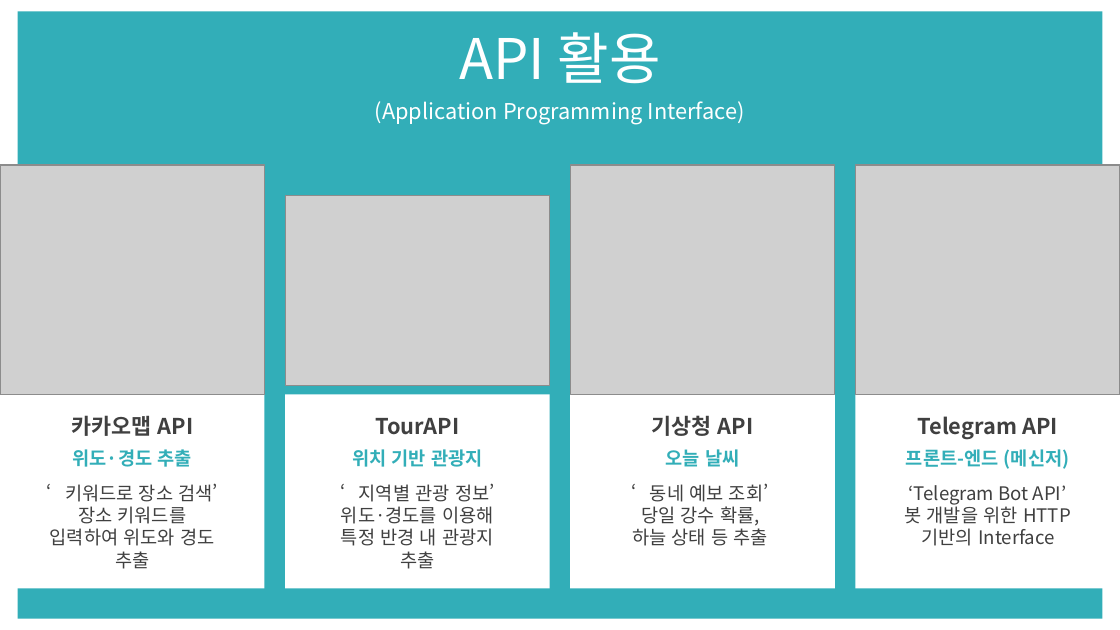
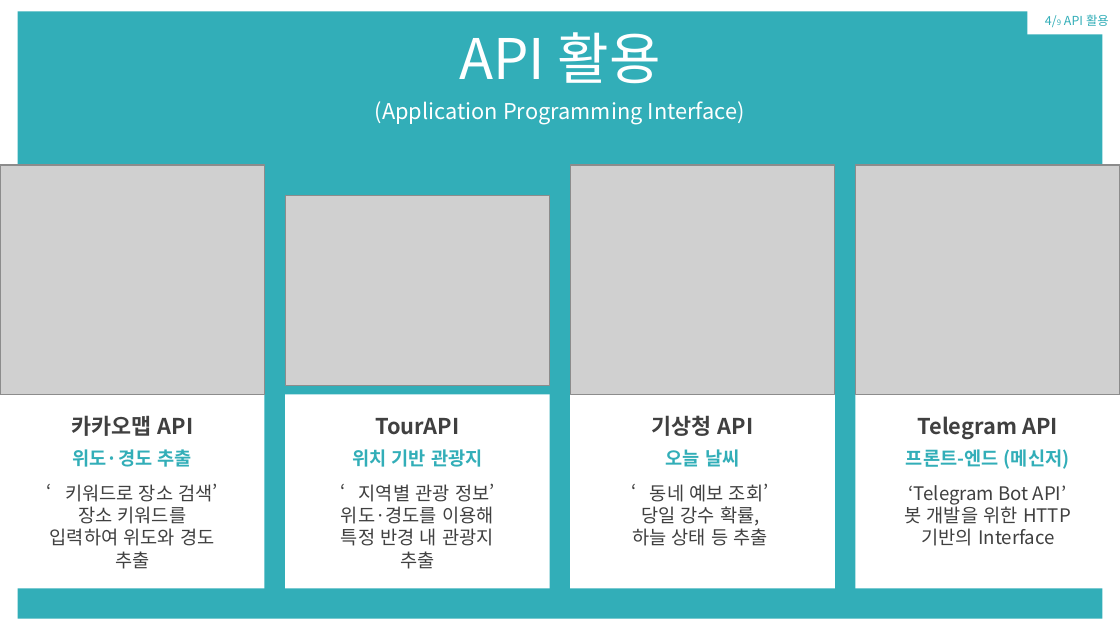
Before and after one commit to CityHopper/BM_JTO_TouristInfo, a slide deck: slide 11 of Project Documents/제주도 관광지 정보 상담 업무 자동화 서비스(챗봇) 개발.pptx (slide 13 before the commit). Drawn at 1120x630 pixels with LibreOffice and Linux fonts; fonts in the diff are those of the drawing; grey boxes stand for pictures. Boxes give left, top, right and bottom in pixels: in the first picture for what was removed or moved away, otherwise in the second. Text is boxed around its words. In the diff, an @@ line names an element or a change of style, - is before the commit and + after.

```diff
--- a/Project Documents/제주도 관광지 정보 상담 업무 자동화 서비스(챗봇) 개발.pptx
+++ b/Project Documents/제주도 관광지 정보 상담 업무 자동화 서비스(챗봇) 개발.pptx
@@ rectangle added at (1027,8,1120,35), fill #FFFFFF, 8 pt, text #32AEB8 @@
+4/9 API 활용
```
Also in this commit, not shown: 6 other slides changed, 12 slides added, 4 slides removed, 1 other file.
